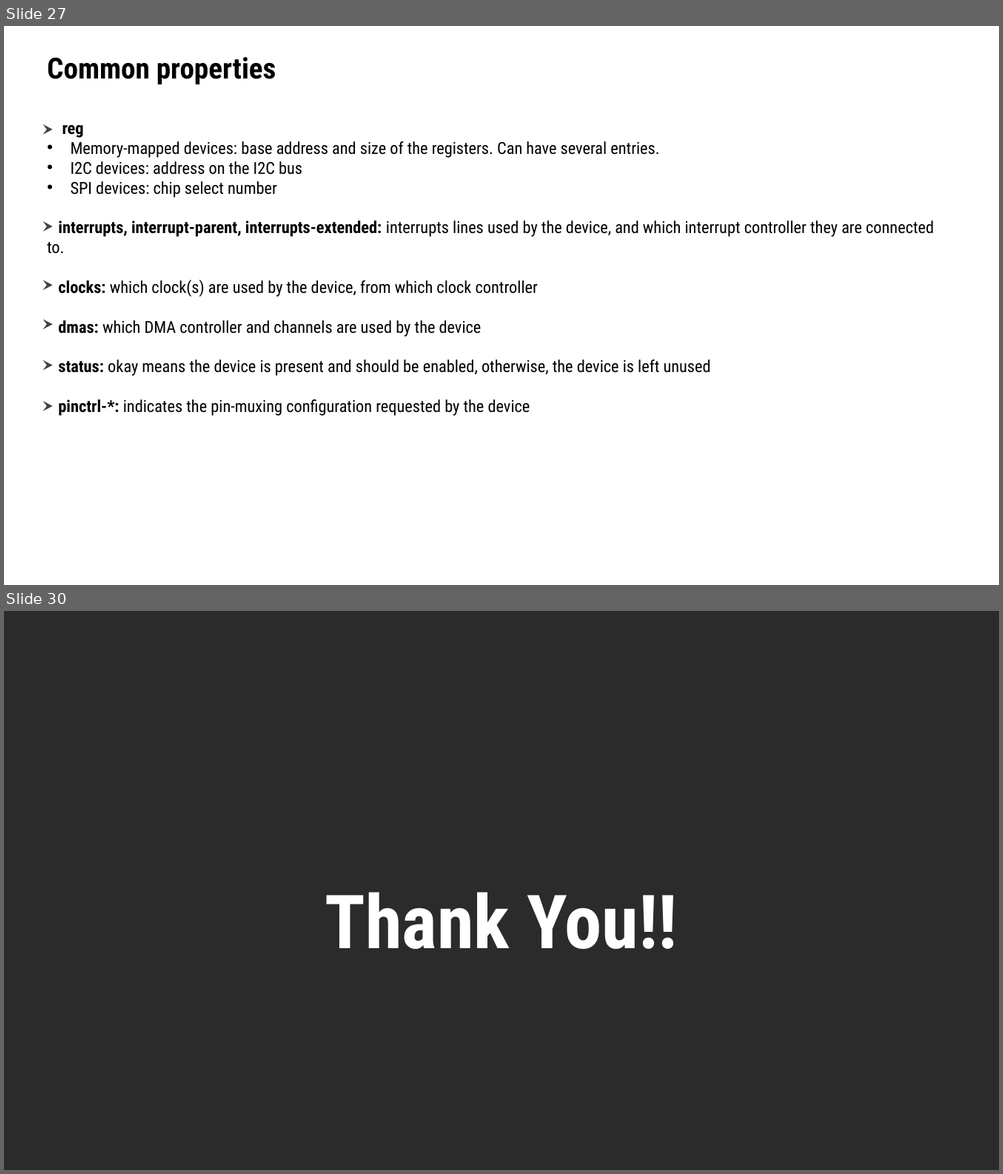
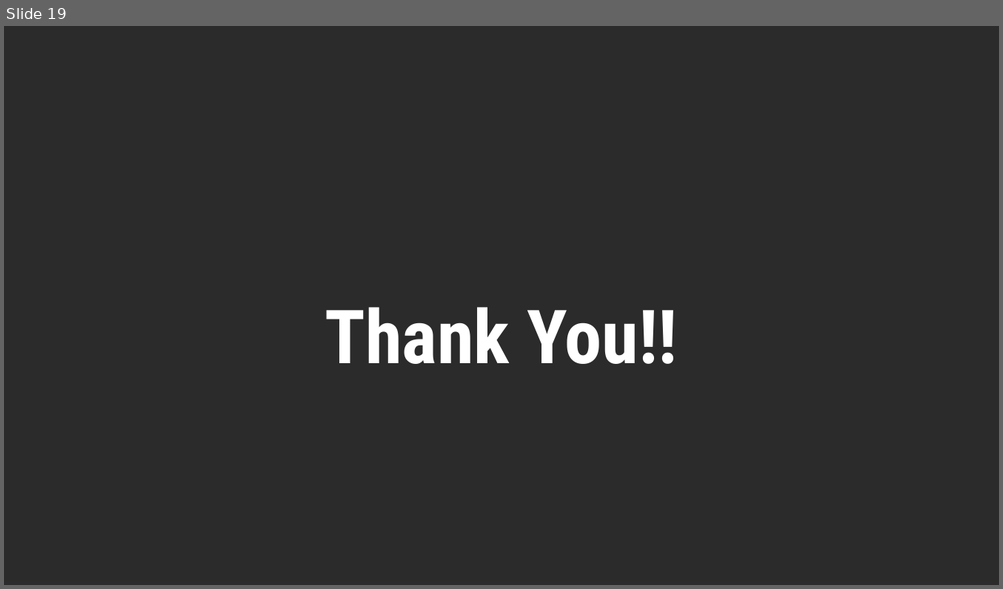
Before and after one commit to cuongnv99sc/OS_overview, a slide deck: doc/OS_overview.pptx. Shown one above the other, each under a label of ours: slides 27 and 30 before the commit, slide 19 after it; the slides between them are not shown. The pictures are 1003x1174 and 1003x589 pixels, drawn with LibreOffice and Linux fonts; fonts in the diff are those of the drawing; background and template pictures are left out; a plain dark background stands for a picture behind light text. Boxes give left, top, right and bottom in pixels: in the first picture for what was removed or moved away, otherwise in the second. Text is boxed around its words. In the diff, an @@ line names an element or a change of style, - is before the commit and + after.

```diff
--- a/doc/OS_overview.pptx
+++ b/doc/OS_overview.pptx
@@ slide 27 removed at <box>4,26,999,585</box>, background #FFFFFF @@
@@ title removed at <box>47,57,276,84</box> @@
-Common properties
@@ freeform shape removed at <box>42,124,53,135</box> @@
@@ text removed at <box>47,125,933,416</box> @@
-reg
-• Memory-mapped devices: base address and size of the registers. Can have several entries.
-• I2C devices: address on the I2C bus
-• SPI devices: chip select number
-interrupts, interrupt-parent, interrupts-extended: interrupts lines used by the device, and which interrupt controller they are connected to.
-clocks: which clock(s) are used by the device, from which clock controller
-dmas: which DMA controller and channels are used by the device
-status: okay means the device is present and should be enabled, otherwise, the device is left unused
-pinctrl-*: indicates the pin-muxing configuration requested by the device
@@ freeform shape removed at <box>42,221,53,232</box> @@
@@ freeform shape removed at <box>42,281,53,291</box> @@
@@ freeform shape removed at <box>42,319,53,329</box> @@
@@ freeform shape removed at <box>42,360,53,371</box> @@
@@ freeform shape removed at <box>42,401,53,412</box> @@
@@ what was slide 30 is now slide 19 @@
```
Also in this commit, not shown: 2 slides changed, 9 slides added, 19 other slides removed, 1 other file.
